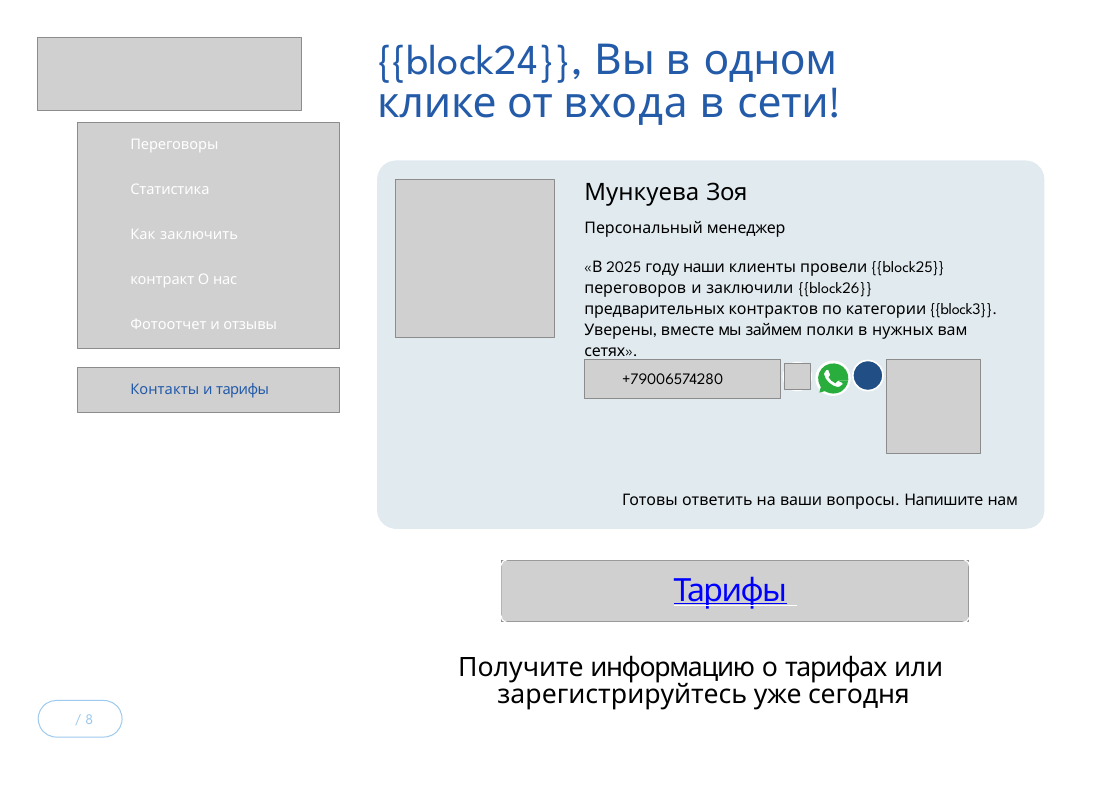
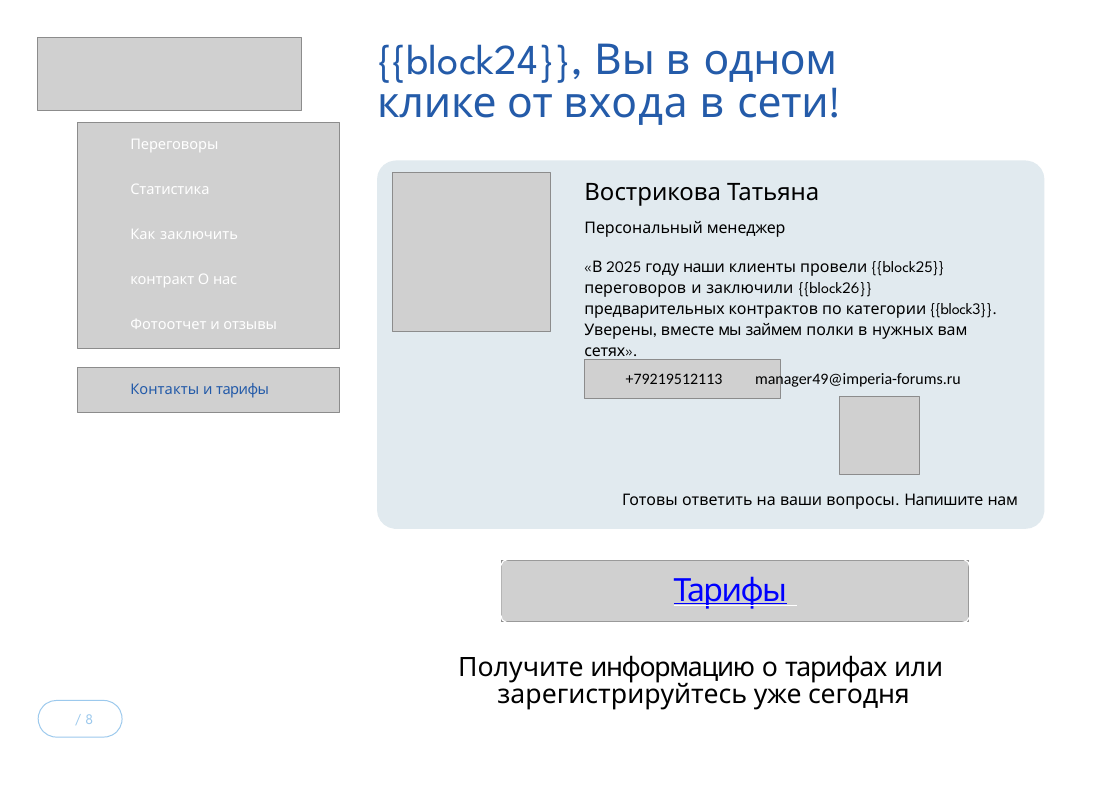
Before and after one commit to Mkisin/AutoSupplierCP, a slide deck: slide 8 of Шаблон презентации новый.pptx. Drawn at 1120x792 pixels with LibreOffice and Linux fonts; fonts in the diff are those of the drawing; grey boxes stand for pictures; background and template pictures are left out. Boxes give left, top, right and bottom in pixels: in the first picture for what was removed or moved away, otherwise in the second. Text is boxed around its words. In the diff, an @@ line names an element or a change of style, - is before the commit and + after.

```diff
--- a/Шаблон презентации новый.pptx
+++ b/Шаблон презентации новый.pptx
@@ picture: place and size @@
-picture at (396, 179, 554, 337)
+picture at (393, 172, 552, 331)
@@ text at (584, 183, 819, 206): text changed @@
-Мункуева Зоя
+Вострикова Татьяна
@@ text at (626, 371, 961, 389): text changed; font League Spartan to Calibri @@
-+79006574280
++79219512113 manager49@imperia-forums.ru
@@ group removed at (783, 360, 980, 454): 5 freeform shapes, 2 pictures @@
@@ picture added at (839, 397, 919, 475) @@
```
Also in this commit, not shown: 4 other slides changed.
